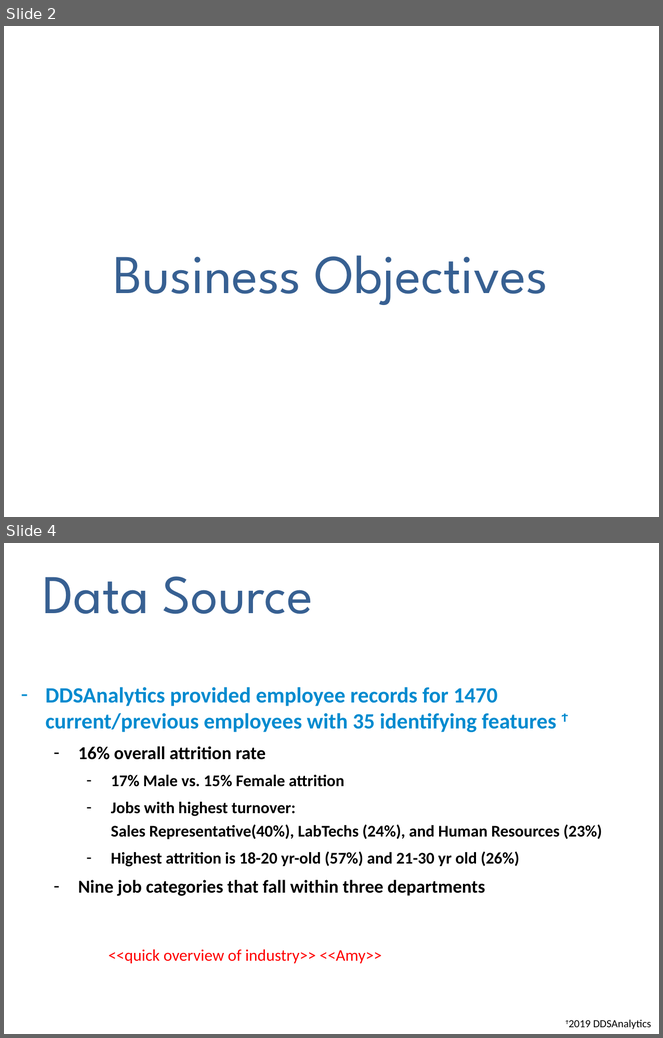
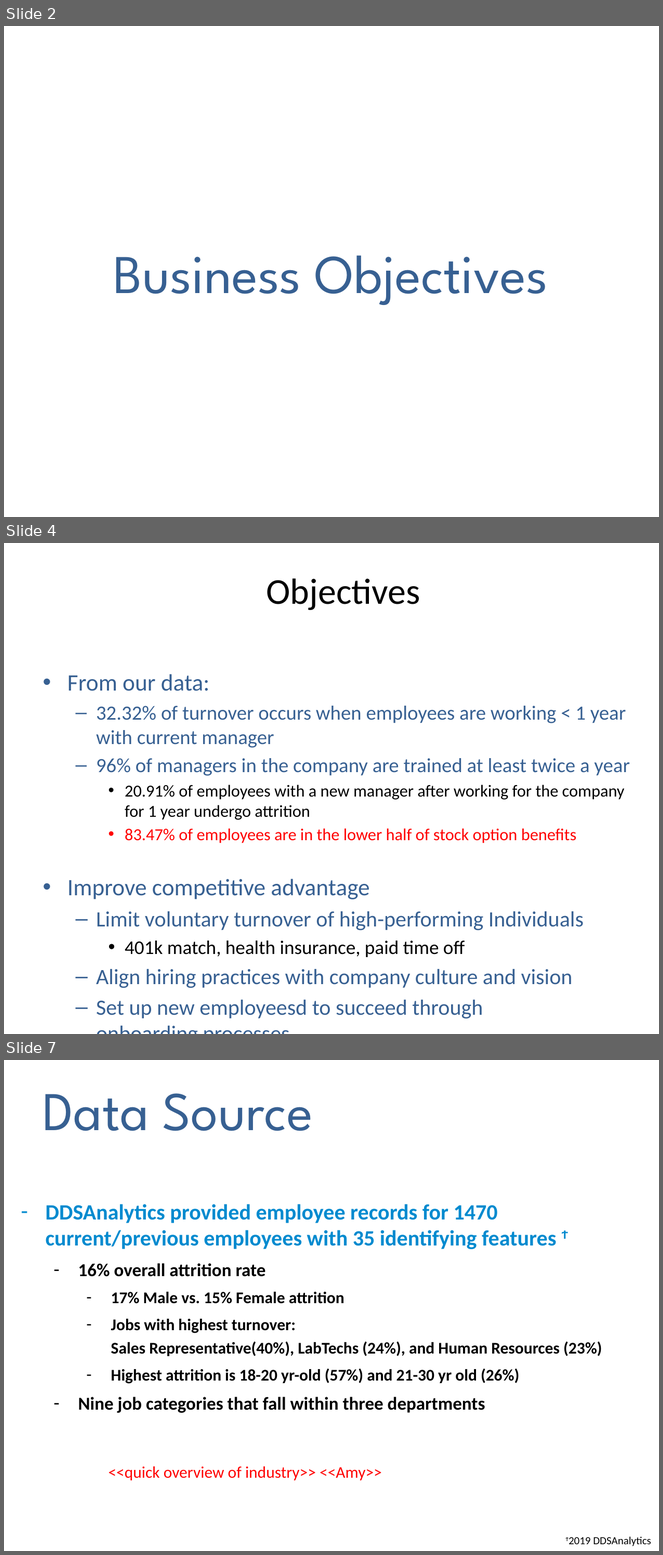
Before and after one commit to anguyen-07/DDS6306_CaseStudy02, a slide deck: DDSAnalytics_CaseStudy2_Updated.pptx. Shown one above the other, each under a label of ours: slides 2 and 4 before the commit, slides 2, 4 and 7 after it; the slides between them are not shown. The pictures are 663x1038 and 663x1555 pixels, drawn with LibreOffice and Linux fonts; fonts in the diff are those of the drawing; background and template pictures are left out. Boxes give left, top, right and bottom in pixels: in the first picture for what was removed or moved away, otherwise in the second. Text is boxed around its words. In the diff, an @@ line names an element or a change of style, - is before the commit and + after.

```diff
--- a/DDSAnalytics_CaseStudy2_Updated.pptx
+++ b/DDSAnalytics_CaseStudy2_Updated.pptx
@@ slide 4 added at (4, 543, 659, 1034), background picture (left out) @@
@@ text added at (267, 578, 421, 610), 40 pt, text #000000 @@
+Objectives
@@ text added at (67, 674, 630, 1019), 24.1 pt, text #376092 @@
+• From our data:
+  – 32.32% of turnover occurs when employees are working < 1 year with current manager
+  – 96% of managers in the company are trained at least twice a year
+    • 20.91% of employees with a new manager after working for the company for 1 year undergo attrition
+    • 83.47% of employees are in the lower half of stock option benefits
+• Improve competitive advantage
+  – Limit voluntary turnover of high-performing Individuals
+    • 401k match, health insurance, paid time off
+  – Align hiring practices with company culture and vision
+  – Set up new employeesd to succeed through onboarding processes
+  – Equip managers with skills to successfully lead their teams
@@ what was slide 4 is now slide 7 @@
```
Also in this commit, not shown: 9 other slides added, 1 other file.
